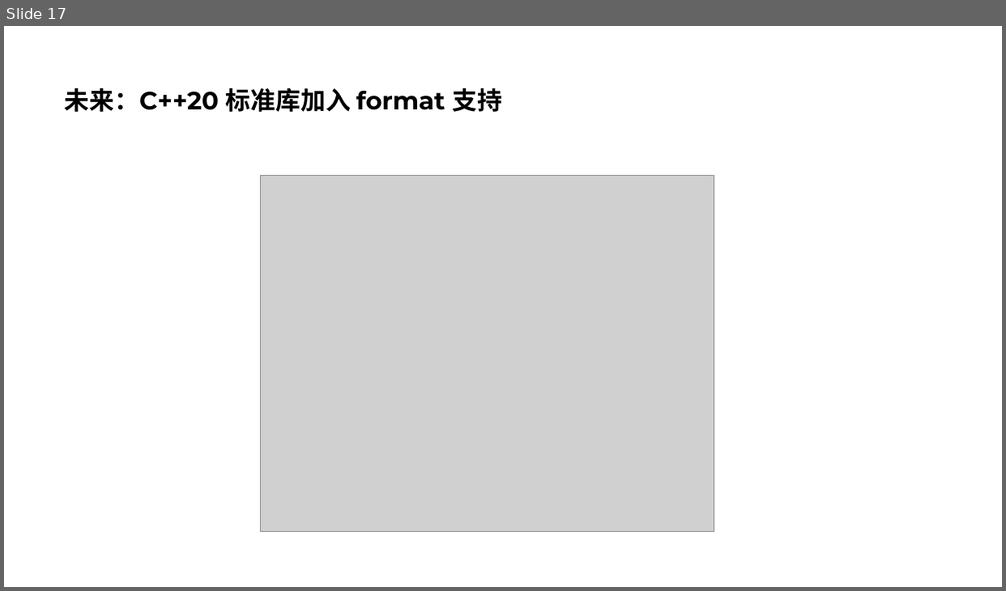
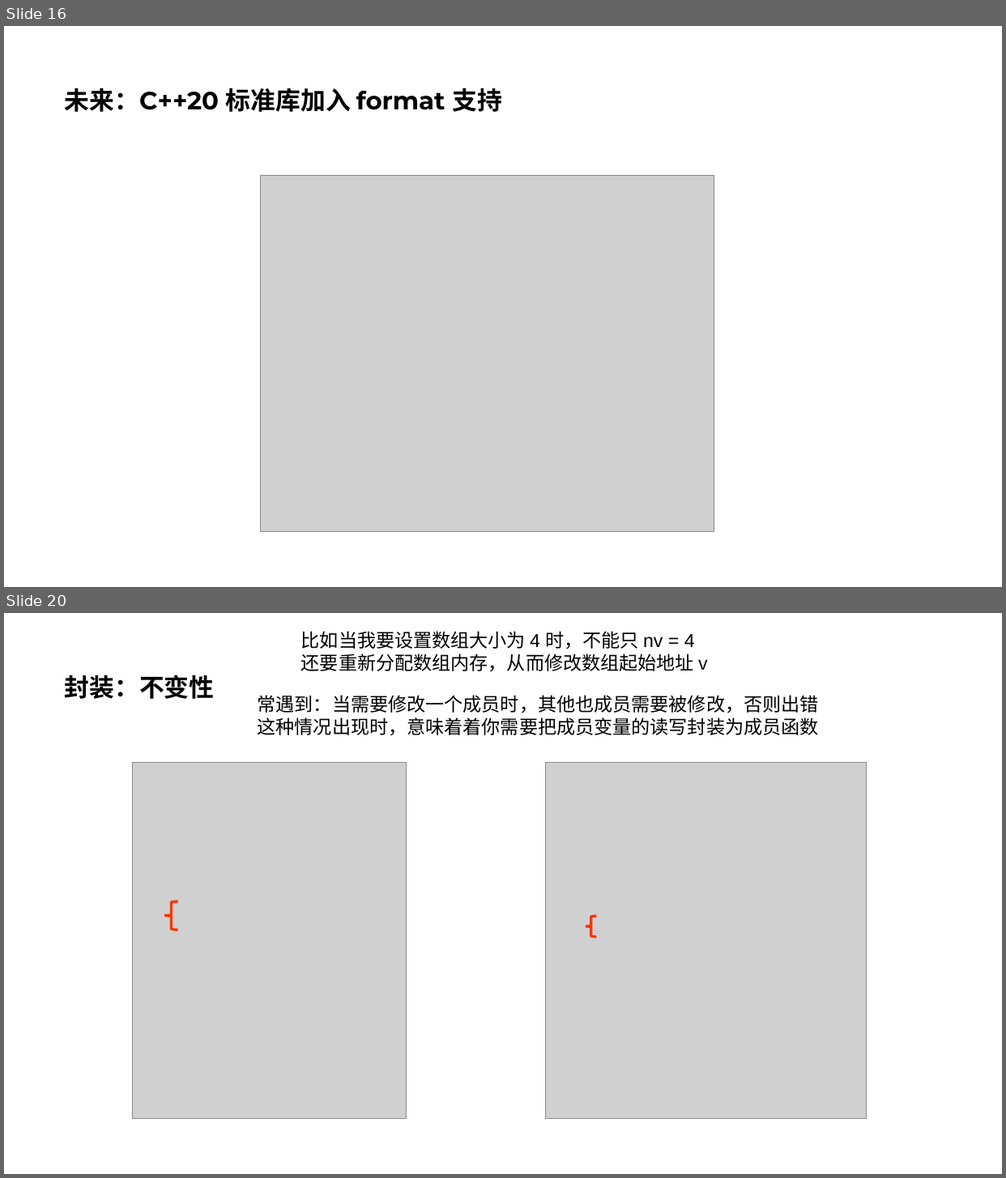
Before and after one commit to parallel101/course, a slide deck: 02/slides.pptx. Shown one above the other, each under a label of ours: slide 17 before the commit, slides 16 and 20 after it; the slides between them are not shown. The pictures are 1006x591 and 1006x1178 pixels, drawn with LibreOffice and Linux fonts; fonts in the diff are those of the drawing; grey boxes stand for pictures. Boxes give left, top, right and bottom in pixels: in the first picture for what was removed or moved away, otherwise in the second. Text is boxed around its words. In the diff, an @@ line names an element or a change of style, - is before the commit and + after.

```diff
--- a/02/slides.pptx
+++ b/02/slides.pptx
@@ slide 20 added at [4,613,1002,1174], background #FFFFFF @@
@@ text added at [301,631,708,672], 18 pt, text #000000 @@
+比如当我要设置数组大小为 4 时，不能只 nv = 4
+还要重新分配数组内存，从而修改数组起始地址 v
@@ title added at [65,675,215,699], 24 pt, text #000000, bold @@
+封装：不变性
@@ text added at [258,695,819,736], 18 pt, text #000000 @@
+常遇到：当需要修改一个成员时，其他也成员需要被修改，否则出错
+这种情况出现时，意味着着你需要把成员变量的读写封装为成员函数
@@ picture added at [132,763,406,1119] @@
@@ picture added at [545,763,867,1119] @@
@@ left brace added at [164,902,177,931], outline #FF3300 2.5 pt @@
@@ left brace added at [586,916,597,937], outline #FF3300 2.5 pt @@
@@ what was slide 17 is now slide 16 @@
```
Also in this commit, not shown: 2 slides changed, 11 other slides added, 1 slide removed, 18 other files.
